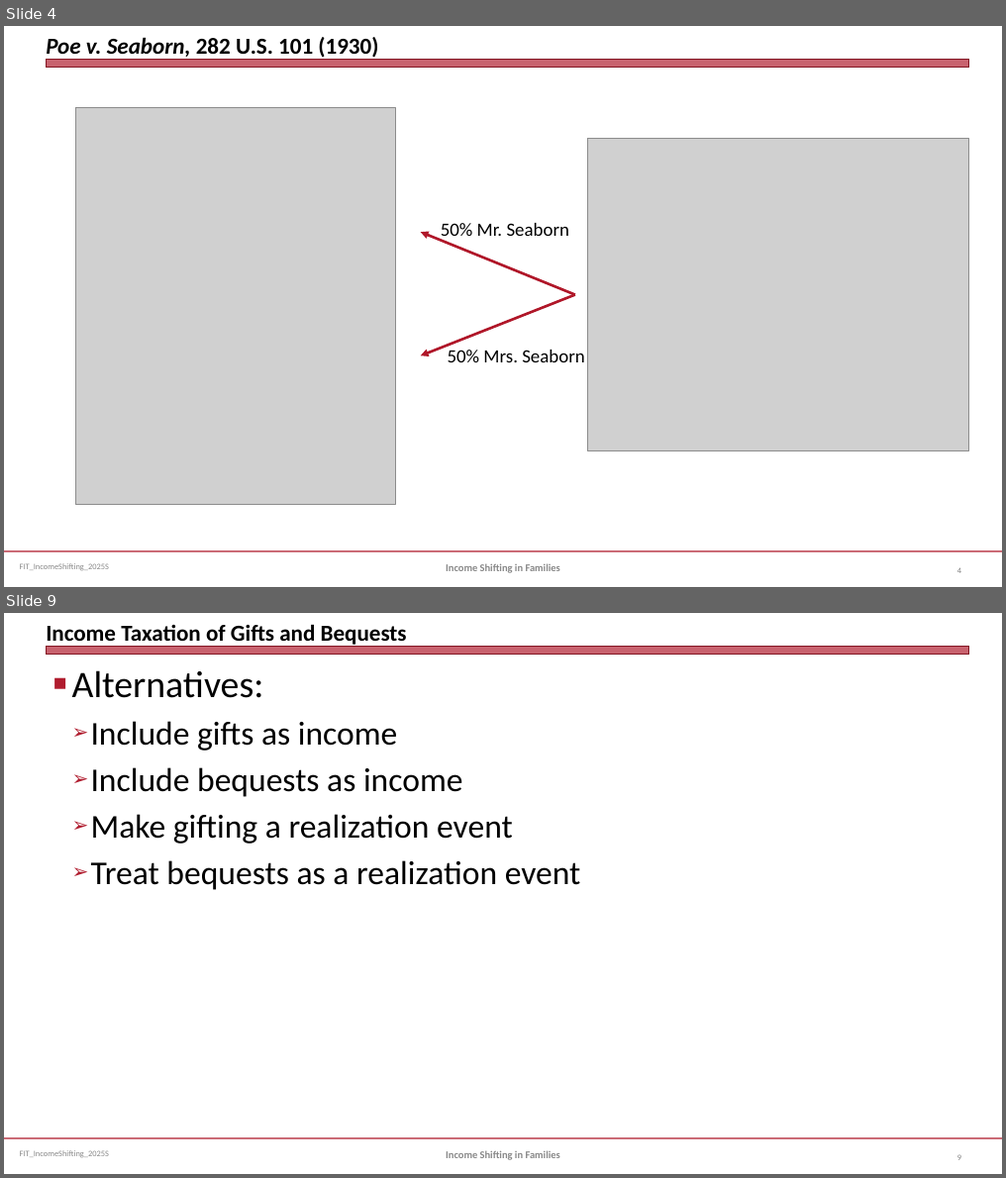
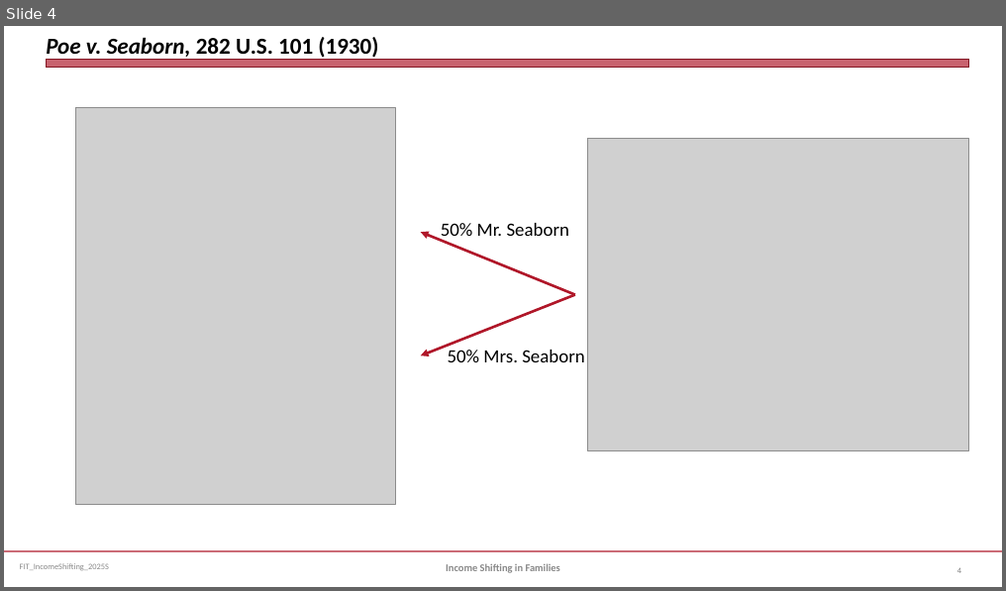
Before and after one commit to jmc877/Fed-Income-Tax, a slide deck: slides/FIT_IncomeShifting_2025S.pptx. Shown one above the other, each under a label of ours: slides 4 and 9 before the commit, slide 4 after it; the slides between them are not shown. The pictures are 1006x1178 and 1006x591 pixels, drawn with LibreOffice and Linux fonts; fonts in the diff are those of the drawing; grey boxes stand for pictures. Boxes give left, top, right and bottom in pixels: in the first picture for what was removed or moved away, otherwise in the second. Text is boxed around its words. In the diff, an @@ line names an element or a change of style, - is before the commit and + after.

```diff
--- a/slides/FIT_IncomeShifting_2025S.pptx
+++ b/slides/FIT_IncomeShifting_2025S.pptx
@@ slide 9 removed at box(4, 613, 1002, 1174), background #FFFFFF; not listed: 3 template elements that a slide beside it also shows @@
@@ title removed at box(46, 624, 407, 648) @@
-Income Taxation of Gifts and Bequests
@@ text removed at box(72, 670, 581, 890) @@
-■ Alternatives:
-  ➢ Include gifts as income
-  ➢ Include bequests as income
-  ➢ Make gifting a realization event
-  ➢ Treat bequests as a realization event
@@ text removed at box(446, 1151, 560, 1160) @@
-Income Shifting in Families
@@ page number removed at box(957, 1156, 961, 1160) @@
-9
```
Also in this commit, not shown: 1 slide changed, 9 other slides removed.
